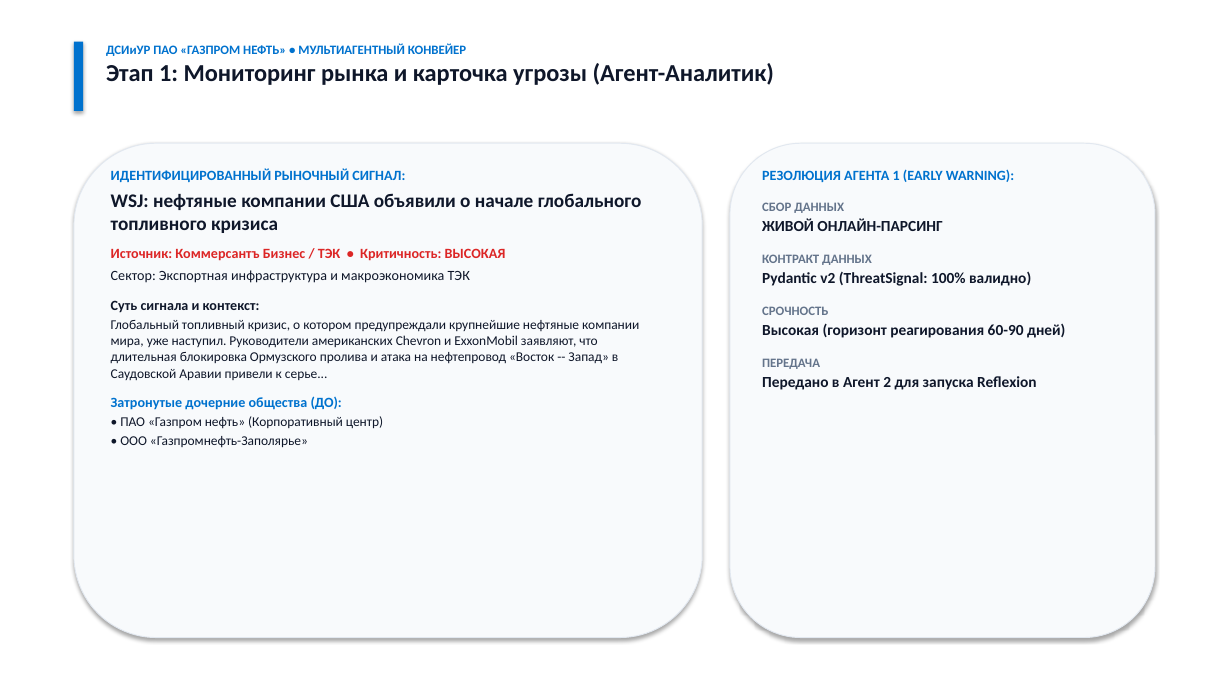
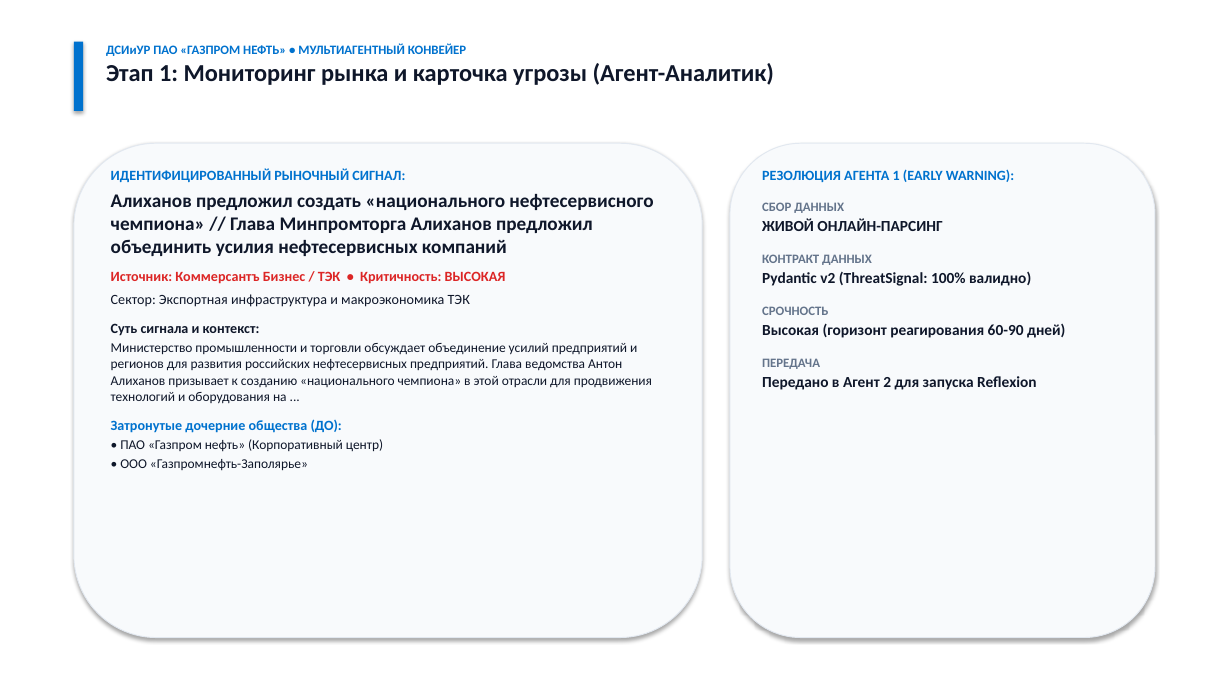
Before and after one commit to Lavrentiy123/projects, a slide deck: slide 2 of 01_мультиагентный_конвейер_стратегии_газпром/gazprom_executive_deck.pptx. Drawn at 1232x693 pixels with LibreOffice and Linux fonts; fonts in the diff are those of the drawing. Boxes give left, top, right and bottom in pixels: in the first picture for what was removed or moved away, otherwise in the second. Text is boxed around its words. In the diff, an @@ line names an element or a change of style, - is before the commit and + after.

```diff
--- a/01_мультиагентный_конвейер_стратегии_газпром/gazprom_executive_deck.pptx
+++ b/01_мультиагентный_конвейер_стратегии_газпром/gazprom_executive_deck.pptx
@@ text at (x1=111, y1=194, x2=653, y2=256): text changed @@
-WSJ: нефтяные компании США объявили о начале глобального топливного кризиса
+Алиханов предложил создать «национального нефтесервисного чемпиона» // Глава Минпромторга Алиханов предложил объединить усилия нефтесервисных компаний
@@ text at (x1=111, y1=343, x2=652, y2=404): text changed @@
-Глобальный топливный кризис, о котором предупреждали крупнейшие нефтяные компании мира, уже наступил. Руководители американских Chevron и ExxonMobil заявляют, что длительная блокировка Ормузского пролива и атака на нефтепровод «Восток -- Запад» в Саудовской Аравии привели к серье...
+Министерство промышленности и торговли обсуждает объединение усилий предприятий и регионов для развития российских нефтесервисных предприятий. Глава ведомства Антон Алиханов призывает к созданию «национального чемпиона» в этой отрасли для продвижения технологий и оборудования на ...
```
Also in this commit, not shown: 1 other slide changed, 20 other files.
